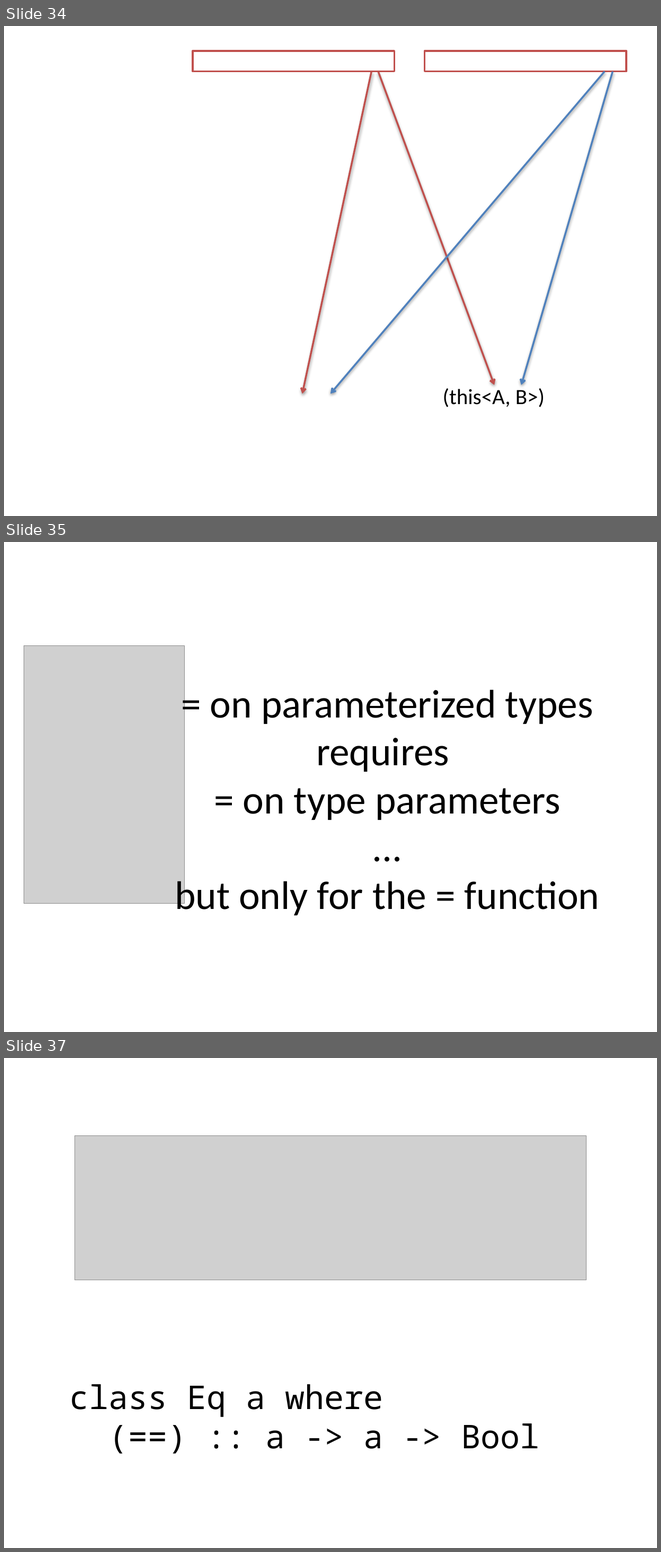
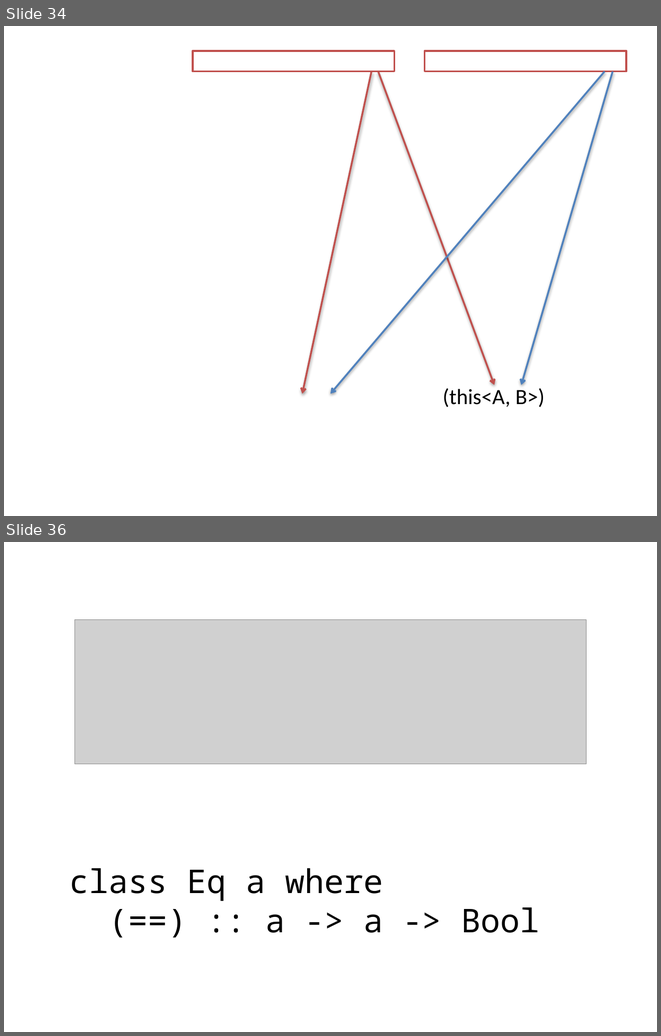
Before and after one commit to techtangents/javaeq, a slide deck: eq.pptx. Shown one above the other, each under a label of ours: slides 34, 35 and 37 before the commit, slides 34 and 36 after it; the slides between them are not shown. The pictures are 661x1552 and 661x1036 pixels, drawn with LibreOffice and Linux fonts; fonts in the diff are those of the drawing; grey boxes stand for pictures; background and template pictures are left out. Boxes give left, top, right and bottom in pixels: in the first picture for what was removed or moved away, otherwise in the second. Text is boxed around its words. In the diff, an @@ line names an element or a change of style, - is before the commit and + after.

```diff
--- a/eq.pptx
+++ b/eq.pptx
@@ slide 35 removed at (x1=4, y1=542, x2=657, y2=1032), background #FFFFFF @@
@@ picture removed at (x1=24, y1=646, x2=185, y2=903) @@
@@ text removed at (x1=175, y1=689, x2=600, y2=915) @@
-= on parameterized types requires
-= on type parameters
-...
-but only for the = function
@@ what was slide 37 is now slide 36 @@
```
Also in this commit, not shown: 2 slides changed, 2 slides added, 5 other slides removed.
